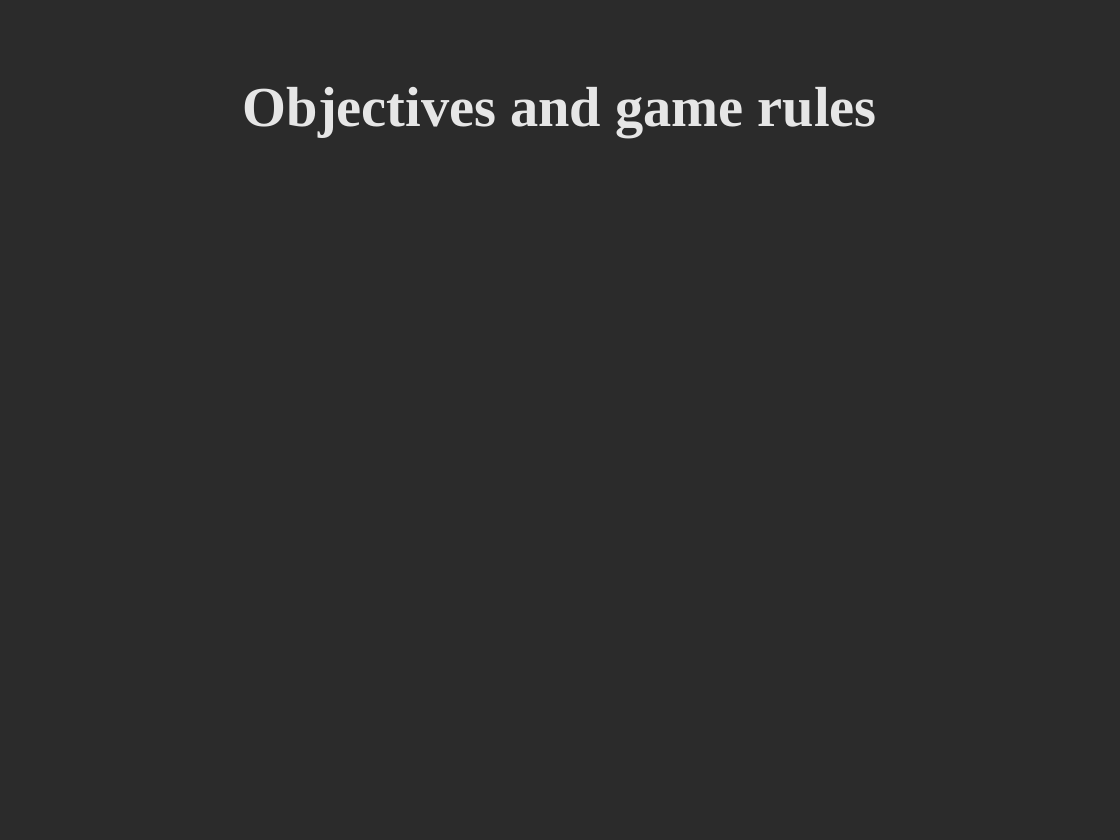
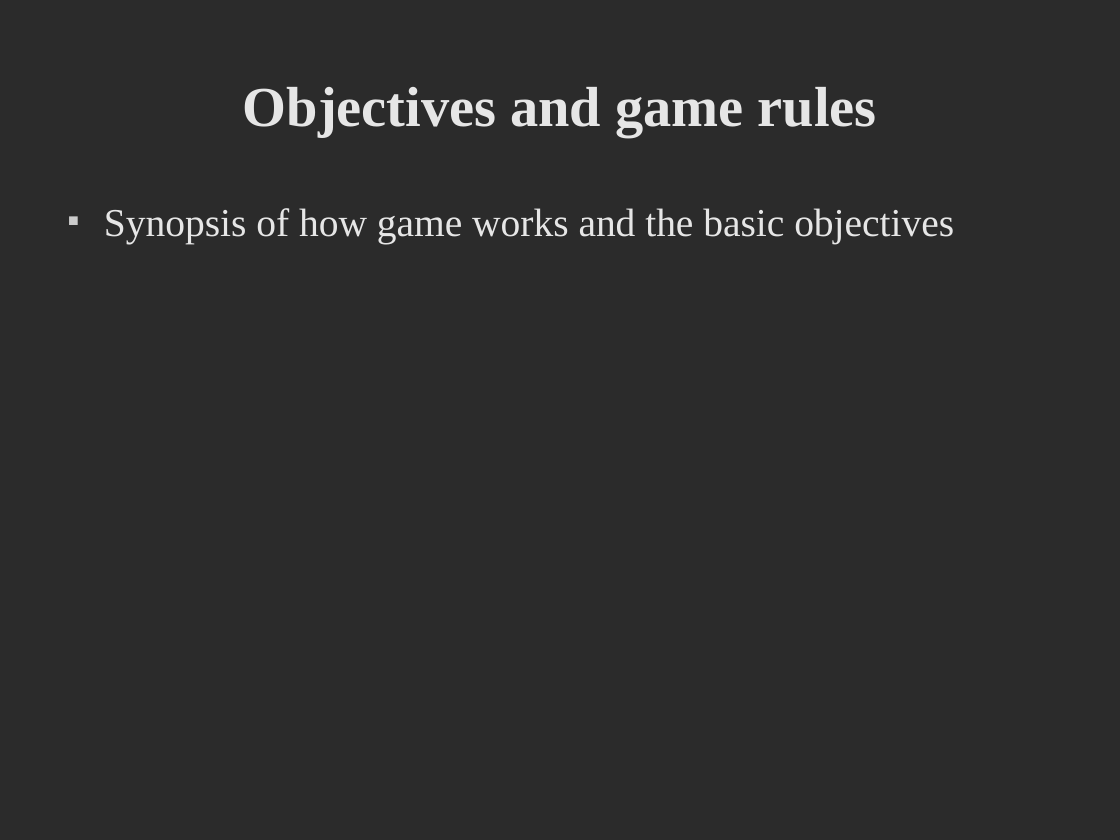
Before and after one commit to deltaluca/flappy, a slide deck: slide 5 of Presentation/ProjectDemonstration.odp. Drawn at 1120x840 pixels with LibreOffice and Linux fonts; fonts in the diff are those of the drawing; background and template pictures are left out; a plain dark background stands for a picture behind light text. Boxes give left, top, right and bottom in pixels: in the first picture for what was removed or moved away, otherwise in the second. Text is boxed around its words. In the diff, an @@ line names an element or a change of style, - is before the commit and + after.

```diff
--- a/Presentation/ProjectDemonstration.odp
+++ b/Presentation/ProjectDemonstration.odp
@@ text added at [104,208,954,244], 28 pt, text #E6E6E6 @@
+■ Synopsis of how game works and the basic objectives
```
Also in this commit, not shown: 4 other slides changed, 1 slide added, 1 slide removed, 1 other file.
